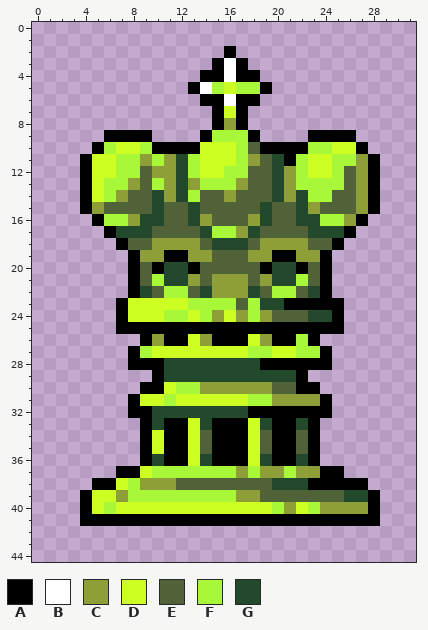
A pixel-art sprite gets an edit: trunk/ three-handed-chess/ThreeHandedChess/src/resources/Green King.png. The picture above was drawn from the file before the commit.
The file is 32x45 pixels. Colours within 5 levels of each other are drawn and written as one.
Palette (. is transparent): A #000000  B #ffffff  C #8f9f37  D #ceff23  E #526238  F #a9f739  G #23492d
Pixels before, first column x 4:
 2 ............A............
 3 ...........ABA...........
 4 ..........AABAA..........
 5 .........ABFDFFA.........
 6 ..........AABAA..........
 7 ...........ADA...........
 8 ...........ACA...........
 9 ..AAAA....AFFFA....AAAA..
10 .AFDDFAAAADDDFEAAAAFFDDA.
11 ADDFFCFCGFDDDFCEGAFDDFFCA
12 ADDFFECCGFDDFFEEGCFDDFECA
13 ADFFCEFCGCFFFCEEGCFFFFECA
14 ADFCEEGCGFEECEEEGCGFFEECA
15 ACEEEEGEEGEEEEEGEEGCEEECA
16 .AFFCGGEEGCEEECGEEGGFFCA.
17 ..AGGGEEEEGFFCGEEEEGGGA..
18 ...AEECCCCEGGGECCCCEEA...
19 ....ACCAACCEEECCAACCA....
20 ....AEAGGAEEEEEAGGAEA....
21 ....AEFGGCECCCECGGFEA....
22 ....AGEFFEGCCCGEFFEGA....
23 ...ADDDDDFFFFEFGGAAAAA...
24 ...ADDDFFDFCDCFCEEEGGA...
25 ...AAAAAAAAAAAAAAAAAAA...
26 .....ACAADCAAADCAAFA.....
27 ....AFDDDDDDDDFFDDFFA....
28 ....AAAGGGGGGGGAAAAAA....
29 ......AGGGGGGGGGGGA......
30 .....AADFFCCCCCCEEAA.....
31 ....ADDFDDDDDDFFCCCCA....
32 ....AAGGGGGGGGAAAAAAA....
33 .....AGAADGAAADGAAGA.....
34 .....ADAADEAAADEAAEA.....
35 .....ADAADEAAADEAAEA.....
36 .....AGAADGAAADGAAGA.....
37 ...AADFFFFFFFCFCCFCCAA...
38 .AADFCCCEEEEEEEEGGGAAAAA.
39 ADDCFFFFFFFFFCCEEEEEEEGGA
40 ADFDDDDDDDDDDDDDFCDFCCCCA
41 AAAAAAAAAAAAAAAAAAAAAAAAA
After the commit:
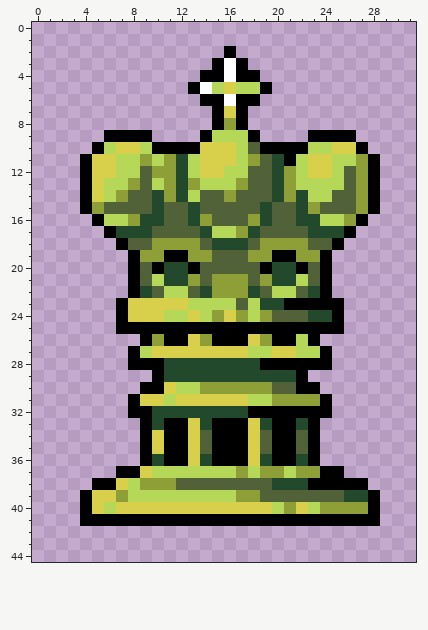
Message: - Pawns work up to en passent - A few graphics changes to green pieces
Changes in this commit:
Colour D changes from #ceff23 to #d8cf4a.
Colour F changes from #a9f739 to #b5d858.
Pixel boxes of the changes (left, top, right, bottom) in both pictures:
changed: (92, 82, 260, 238)
changed: (296, 142, 356, 226)
changed: (92, 274, 320, 514)
